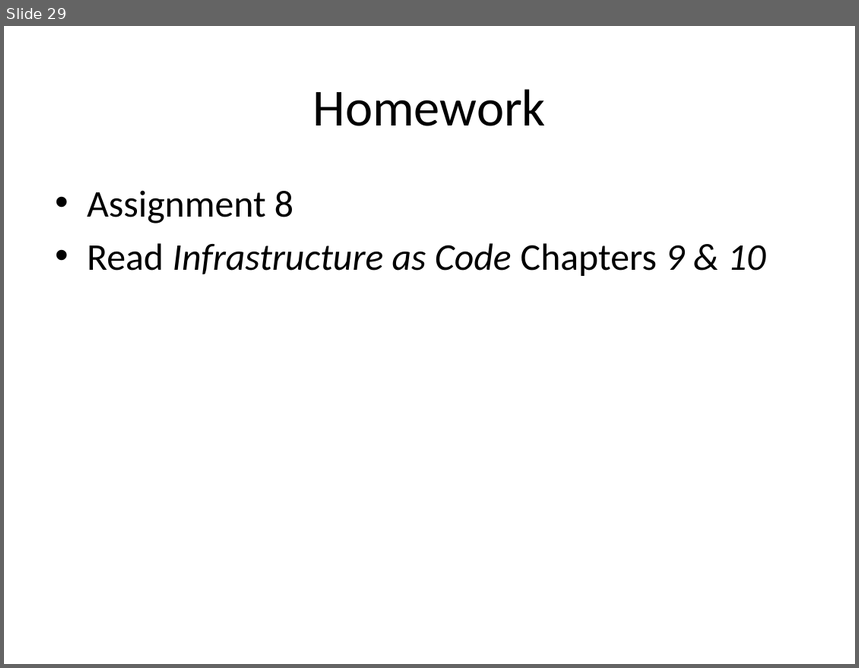
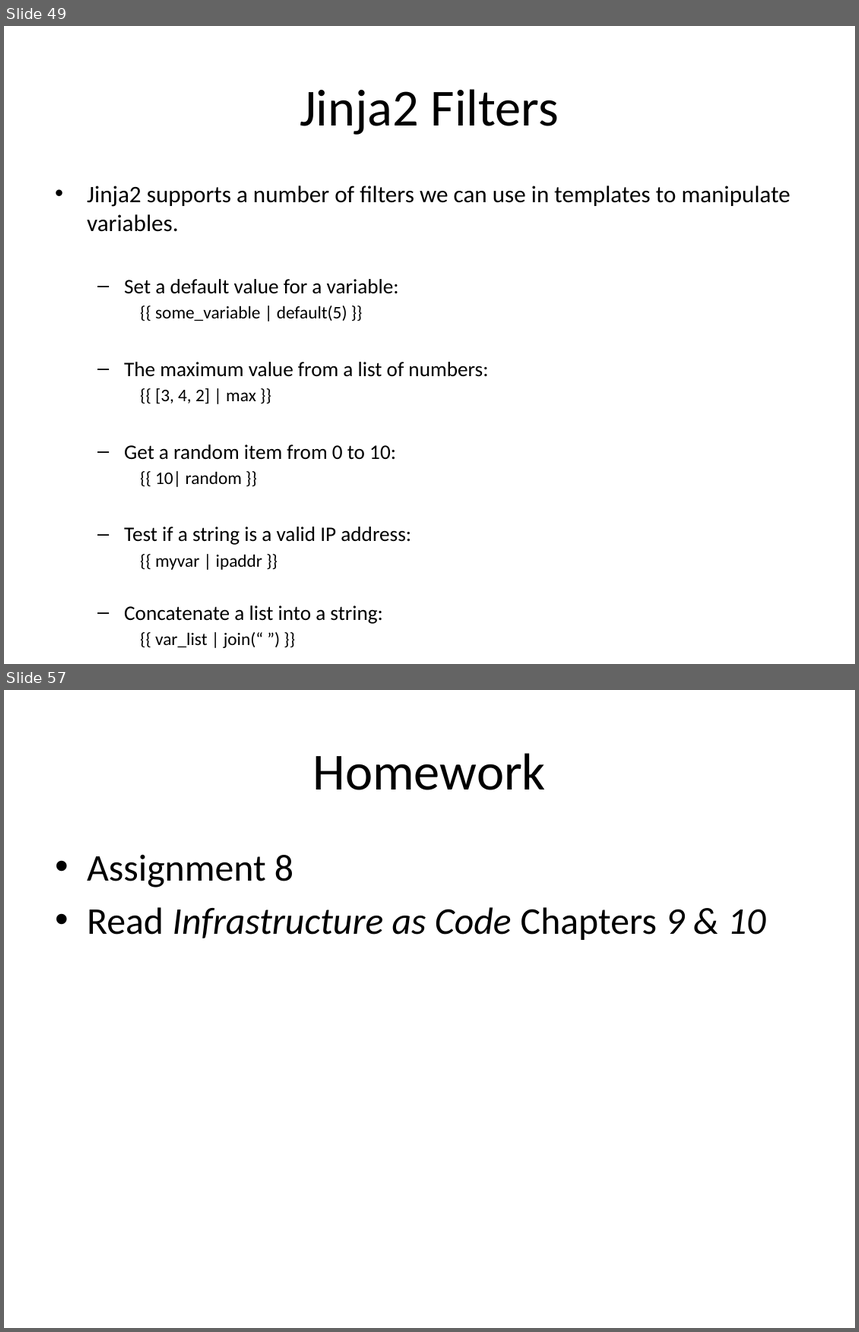
Before and after one commit to jasondbaker/infrastructure-class, a slide deck: lectures/infrastructure-week-10.pptx. Shown one above the other, each under a label of ours: slide 29 before the commit, slides 49 and 57 after it; the slides between them are not shown. The pictures are 859x668 and 859x1332 pixels, drawn with LibreOffice and Linux fonts; fonts in the diff are those of the drawing. Boxes give left, top, right and bottom in pixels: in the first picture for what was removed or moved away, otherwise in the second. Text is boxed around its words. In the diff, an @@ line names an element or a change of style, - is before the commit and + after.

```diff
--- a/lectures/infrastructure-week-10.pptx
+++ b/lectures/infrastructure-week-10.pptx
@@ slide 49 added at [4,26,855,664], background #FFFFFF @@
@@ title added at [300,89,559,135], 44 pt, text #000000 @@
+Jinja2 Filters
@@ text added at [87,186,791,648], 17.5 pt, text #000000 @@
+• Jinja2 supports a number of filters we can use in templates to manipulate variables.
+  – Set a default value for a variable:
+    {{ some_variable | default(5) }}
+  – The maximum value from a list of numbers:
+    {{ [3, 4, 2] | max }}
+  – Get a random item from 0 to 10:
+    {{ 10| random }}
+  – Test if a string is a valid IP address:
+    {{ myvar | ipaddr }}
+  – Concatenate a list into a string:
+    {{ var_list | join(“ ”) }}
@@ what was slide 29 is now slide 57 @@
```
Also in this commit, not shown: 2 slides changed, 27 other slides added.
